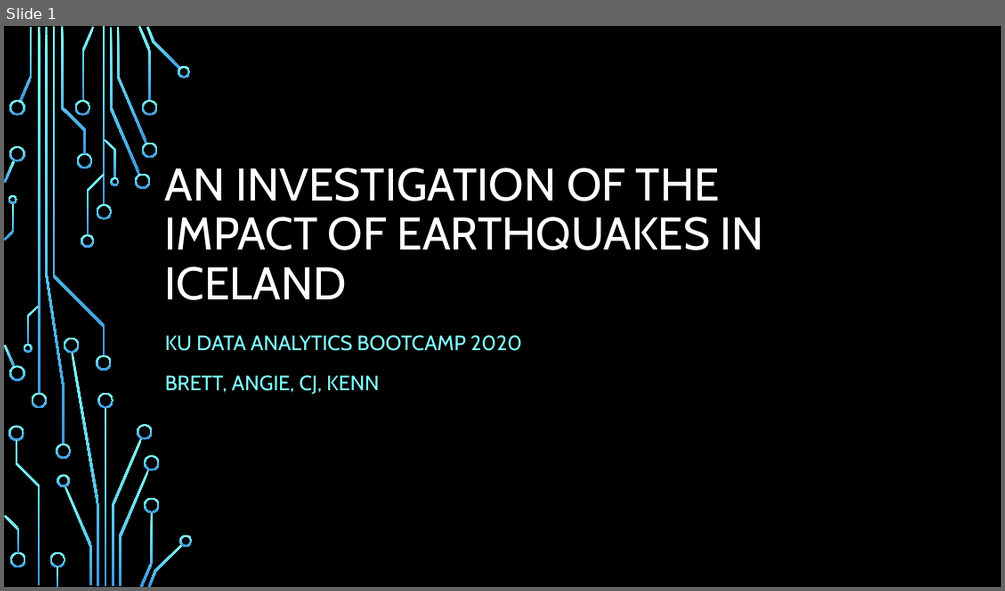
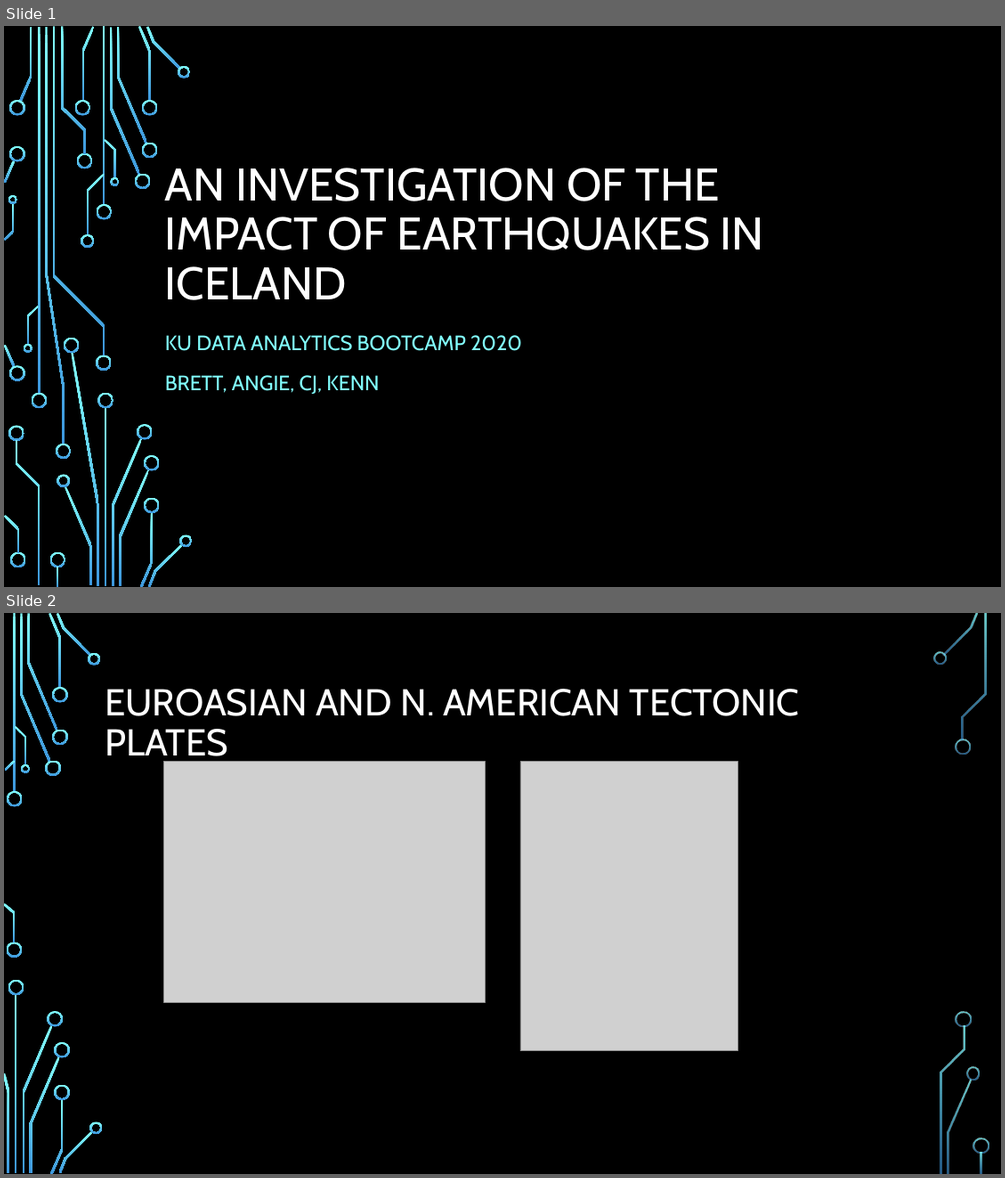
Before and after one commit to kennknisley/project-one-back, a slide deck: Iceland_presentation.pptx. Shown one above the other, each under a label of ours: slide 1 before the commit, slides 1 and 2 after it. The pictures are 1005x591 and 1005x1178 pixels, drawn with LibreOffice and Linux fonts; fonts in the diff are those of the drawing; grey boxes stand for pictures; background and template pictures are left out. Boxes give left, top, right and bottom in pixels: in the first picture for what was removed or moved away, otherwise in the second. Text is boxed around its words. In the diff, an @@ line names an element or a change of style, - is before the commit and + after.

```diff
--- a/Iceland_presentation.pptx
+++ b/Iceland_presentation.pptx
@@ slide 2 added at (4, 613, 1001, 1174), background picture (left out) @@
@@ title added at (105, 689, 800, 764), 36 pt, text #FFFFFF @@
+EUROASIAN AND N. AMERICAN TECTONIC PLATES
@@ picture added at (163, 761, 485, 1002) @@
@@ picture added at (520, 761, 736, 1051) @@
@@ group added at (4, 613, 989, 1174): 33 freeform shapes, 3 rectangles @@
```
Also in this commit, not shown: 1 slide changed, 5 other slides added, 1 slide removed, 8 other files.
